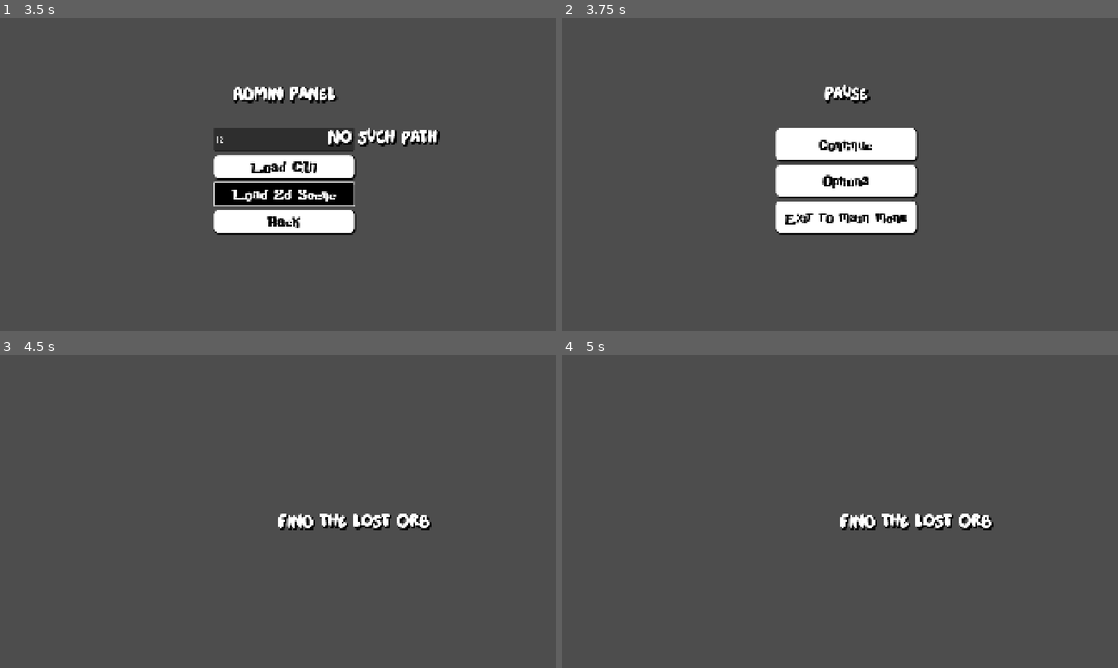
Above: before the commit, frames 1-4 (two rows, left to right).
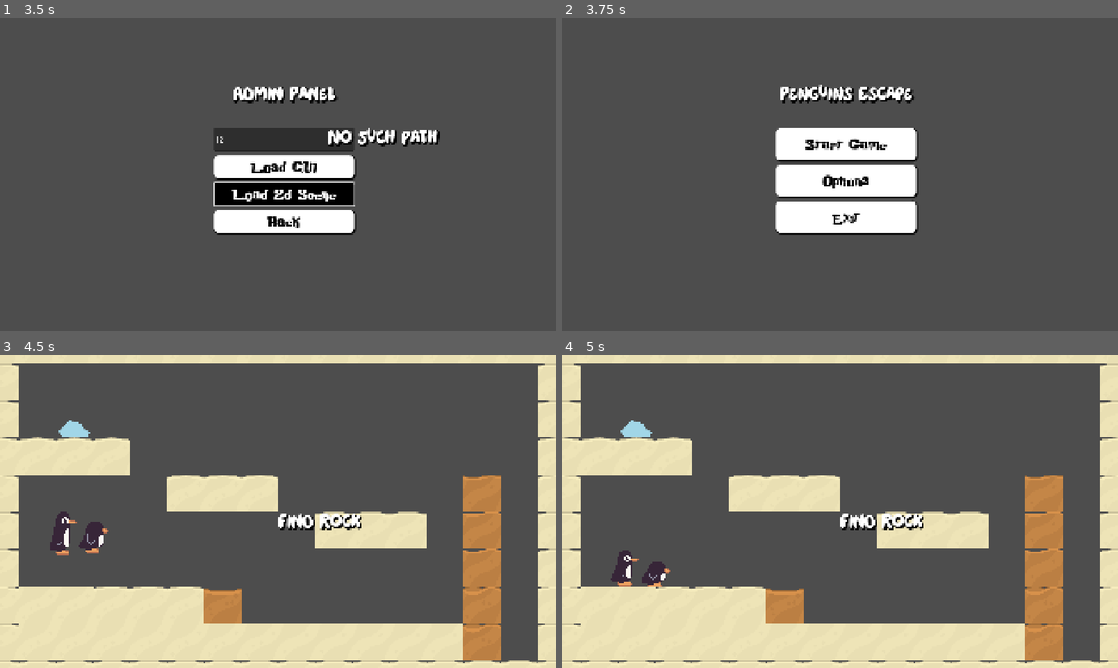
Above: after the commit, the same moments.

Repository: Shreyashz/couch-coop
Game: Godot game, scene res://Prefab/gameController.tscn
The game is run twice, just before and just after one commit, with the same random seed, the same clock (stepped at 60 frames per second) and the same inputs.
Inputs (mouse positions are in pixels of both pictures, inside the frame that each line leads up to):
- Up to frame 1 (3.5 s): click "Options" at 0.5 s; click (283, 140) at 1.27 s; type "12" at 1.35 s; click "Load GUI" at 2 s; click "Load 2d Scene" at 2.75 s
- Up to frame 2 (3.75 s): click "Back" at 3.5 s
- Up to frame 3 (4.5 s): click "Continue" (after the commit: "Start Game") at 4.25 s
- Up to frame 4 (5 s): no input

Frame 1 is identical in both runs. In frame 2, 1.7% of the frame differs, in the area x 39-64%, y 21-66%; in frame 3, 37%, in the area x 0-100%, y 0-100%; in frame 4, 37%.
Error before the commit: Invalid assignment of property or key 'process_mode' with value of type 'int' on a base object of type 'Nil'. (res://Scripts/gameController.gd:15)

Commit message:
All UI panel work as intended

Diff:
--- a/GUI/InGameGUI.tscn
+++ /dev/null
@@ -1,18 +0,0 @@
-[gd_scene load_steps=2 format=3 uid="uid://1vh6nlomssgk"]
-
-[ext_resource type="LabelSettings" uid="uid://xxhdf542ijo0" path="res://Fonts/LabelSettings.tres" id="1_6fg7v"]
-
-[node name="InGameGui" type="Control"]
-layout_mode = 3
-anchors_preset = 15
-anchor_right = 1.0
-anchor_bottom = 1.0
-grow_horizontal = 2
-grow_vertical = 2
-
-[node name="Label" type="Label" parent="."]
-layout_mode = 0
-offset_right = 40.0
-offset_bottom = 23.0
-text = "Find the Lost Orb"
-label_settings = ExtResource("1_6fg7v")
--- /dev/null
+++ b/GUI/InGameUI.tscn
@@ -0,0 +1,36 @@
+[gd_scene load_steps=4 format=3 uid="uid://bvdpsyburn7nj"]
+
+[ext_resource type="FontFile" uid="uid://dl53om4vhamg0" path="res://Fonts/Heyam.ttf" id="3_8htgt"]
+
+[sub_resource type="StyleBoxTexture" id="StyleBoxTexture_8o5m1"]
+
+[sub_resource type="LabelSettings" id="LabelSettings_gortb"]
+font = ExtResource("3_8htgt")
+font_size = 70
+shadow_size = 10
+shadow_color = Color(0, 0, 0, 1)
+shadow_offset = Vector2(5, 5)
+
+[node name="InGameUI" type="Control"]
+layout_mode = 3
+anchors_preset = 15
+anchor_right = 1.0
+anchor_bottom = 1.0
+grow_horizontal = 2
+grow_vertical = 2
+metadata/return = true
+
+[node name="ImageBG" type="Panel" parent="."]
+layout_mode = 0
+offset_left = 16.0
+offset_top = -5.0
+offset_right = 1936.0
+offset_bottom = 1075.0
+theme_override_styles/panel = SubResource("StyleBoxTexture_8o5m1")
+
+[node name="Label" type="Label" parent="."]
+layout_mode = 1
+offset_right = 1128.0
+offset_bottom = 75.0
+text = "Find Rock"
+label_settings = SubResource("LabelSettings_gortb")
--- a/GUI/PauseMenu.tscn
+++ b/GUI/PauseMenu.tscn
@@ -56,6 +56,7 @@
 grow_horizontal = 2
 grow_vertical = 2
 script = ExtResource("1_ho0dg")
+metadata/return = true
 
 [node name="ImageBG" type="Panel" parent="."]
 layout_mode = 0
--- a/Scripts/admin_panel.gd
+++ b/Scripts/admin_panel.gd
@@ -3,6 +3,7 @@
 @export var StatusLabel: Label
 @export var PathTextBox:LineEdit
 
+@onready var admin: Control = $"."
 var dir:DirAccess
 # Called when the node enters the scene tree for the first time.
 func _ready() -> void:
@@ -15,7 +16,10 @@
 
 
 func _on_back_pressed() -> void:
-	Global.game_controller.change_gui_scene("res://GUI/PauseMenu.tscn")
+	if admin.has_meta("previous"):
+		Global.game_controller.change_gui_scene(admin.get_meta("previous"))
+	else:
+		Global.game_controller.change_gui_scene("res://GUI/Main_menu.tscn")
 
 func _check_path(path:String)->bool:
 	if dir:
--- a/Scripts/gameController.gd
+++ b/Scripts/gameController.gd
@@ -4,14 +4,18 @@
 
 var current_2d_scene:Node2D
 var current_gui_scene:Control
+var paused:bool
 
 func _ready() -> void:
 	Global.game_controller = self
 	Global.game_controller.change_gui_scene("res://GUI/Main_menu.tscn")
+	Global.game_controller.paused = true
 
 func pause():
+	Global.game_controller.paused = true
 	current_2d_scene.process_mode = PROCESS_MODE_DISABLED
 func unpause():
+	Global.game_controller.paused = false
 	current_2d_scene.process_mode = PROCESS_MODE_INHERIT
 
 func change_gui_scene(new_scene:String, delete:bool = true, keep_running:bool=false)->void:
@@ -22,8 +26,10 @@
 			current_gui_scene.visible = false
 		else:
 			gui.remove_child(current_gui_scene)
-	var new = load(new_scene).instantiate()
+	var new:Control = load(new_scene).instantiate()
 	gui.add_child(new)
+	if current_gui_scene:
+		new.set_meta("previous", current_gui_scene.scene_file_path)
 	current_gui_scene = new
 
 func change_2d_scene(new_scene:String, delete:bool = true, keep_running:bool=false)->void:
@@ -38,5 +44,4 @@
 	world2d.add_child(new)
 	current_2d_scene = new
 	if current_2d_scene.has_meta("LEVEL"):
-		print("Lol")
-		change_gui_scene("res://GUI/InGameGUI.tscn")
+		change_gui_scene("res://GUI/InGameUI.tscn")
--- a/Scripts/main_menu.gd
+++ b/Scripts/main_menu.gd
@@ -12,6 +12,7 @@
 
 
 func _on_start_pressed() -> void:
+	Global.game_controller.paused = false
 	Global.game_controller.change_2d_scene("res://Level/LEVEL_1.tscn")
 
 
--- a/Scripts/pause_menu.gd
+++ b/Scripts/pause_menu.gd
@@ -21,5 +21,5 @@
 
 
 func _on_Continue_pressed() -> void:
+	Global.game_controller.change_gui_scene("res://GUI/InGameUI.tscn")
 	Global.game_controller.unpause()
-	Global.game_controller.change_gui_scene("res://GUI/InGameGUI.tscn")
--- a/Scripts/spalsh_screen_manager.gd
+++ b/Scripts/spalsh_screen_manager.gd
@@ -1,11 +1,19 @@
 extends Node
-
 # Called when the node enters the scene tree for the first time.
 func _ready() -> void:
 	pass
+
 func _unhandled_input(event: InputEvent) -> void:
 	if event.is_action_pressed("pause"):
-		Global.game_controller.pause()
-		Global.game_controller.change_gui_scene("res://GUI/PauseMenu.tscn")
+		if not Global.game_controller.paused:
+			Global.game_controller.pause()
+			Global.game_controller.change_gui_scene("res://GUI/PauseMenu.tscn")
+		else:
+			if Global.game_controller.current_gui_scene.has_meta("return"):
+				if Global.game_controller.current_gui_scene.get_meta("return"):
+					Global.game_controller.unpause()
+					Global.game_controller.change_gui_scene("res://GUI/InGameUI.tscn")
+			elif Global.game_controller.current_gui_scene.has_meta("previous"):
+				Global.game_controller.change_gui_scene(Global.game_controller.current_gui_scene.get_meta("previous"))
 	if event.is_action_pressed("AdminTrigger"):
 		Global.game_controller.change_gui_scene("res://GUI/Admin.tscn")
Not shown: 1 places in Level/LEVEL_2.tscn that only renumber resources
